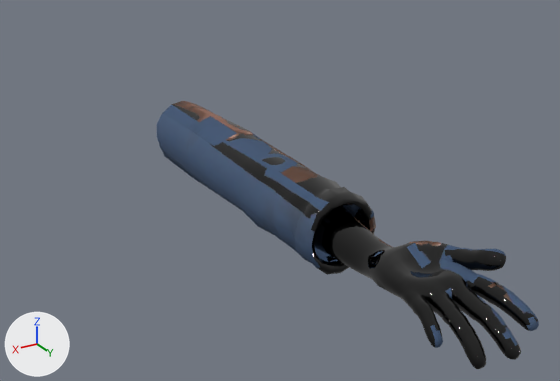
The glTF model game/public/hand/hand.glb, before and after one commit.
Camera for both pictures: a 50 mm lens placed at (0.512, 0.528, 0.44), pointed at (-0.104, -0.497, -0.072). Lighting does not change. The marker at lower left points along +X, +Y and +Z. The picture after the commit comes second. Where no turn or scale is listed for an object, it has been applied to the vertices. Vertices at exactly the same position are counted once.

In view in the first picture: 'mechanic_hand'.
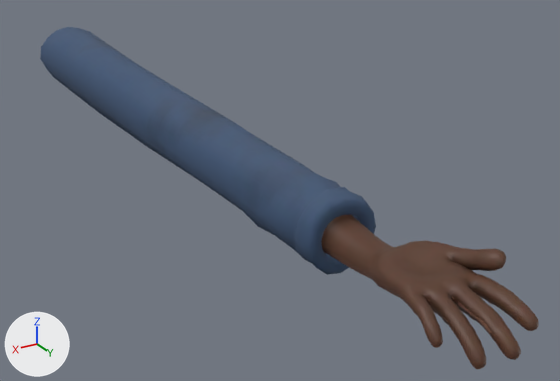
Where the newer file only moved an object's origin or applied its transform, the numbers keep the older frame.

Pixel boxes [x1, y1, x2, y2] of what changed, in the pictures (560 x 381 px; the box of a moved part takes in the faces that stretch with it):
'mechanic_hand', reshaped (31% wider, 28% taller)
    before: [157, 101, 539, 369]
    after: [40, 27, 539, 369]
part 1 of me_mechanic_hand, moved or reshaped
    both: [312, 201, 374, 271]
part 2 of me_mechanic_hand, built on
    before: [157, 101, 285, 209]
    after: [40, 27, 285, 210]
part 3 of me_mechanic_hand, surface changed (black to brown)
    before: [185, 116, 539, 369]
    after: [138, 86, 539, 369]

The change, as a diff of the scene's bpy script:
```diff
--- a/game/public/hand/hand.glb.py
+++ b/game/public/hand/hand.glb.py
@@ me_mechanic_hand @@
 # used by ob_mechanic_hand; location = (-0.006, -0.271, -0.07)
-me_mechanic_hand.from_pydata(...)  # 1984 vertices, 3912 faces; spans x -0.063..0.059, y -0.38..0.38, z 0.019..0.131
+me_mechanic_hand.from_pydata(...)  # 2001 vertices, 3980 faces; spans x -0.065..0.075, y -1.03..0.38, z 0.004..0.143
+# me_mechanic_hand part 1
+# 32 vertices move from x -0.04..0.045, y 0.083..0.093, z 0.033..0.118 to x -0.034..0.04, y 0.092..0.097, z 0.039..0.111
+# 20 new faces join them
+# me_mechanic_hand part 2
+# 16 vertices are removed from x -0.054..0.054, y -0.38, z 0.022..0.13
+# 32 faces are deleted
+# 15 vertices in x -0.05..0.057, y -0.185, z 0.021..0.129 move by (0.0, -0.05, 0.0)
+# 17 vertices move from x -0.051..0.054, y -0.275..-0.185, z 0.026..0.131 to x -0.057..0.059, y -0.455..-0.235, z 0.021..0.137
+# 33 vertices are added at x -0.065..0.075, y -1.03..-0.705, z 0.004..0.143
+# 80 new faces join them
+# me_mechanic_hand part 3: 3855 kept faces spanning x -0.063..0.059, y -0.455..0.38, z 0.019..0.137 get new texture (UV) coordinates
+# other edits to the shape of me_mechanic_hand do not show in these pictures
 me_mechanic_hand.materials.append(mat_baked_hand)
```
